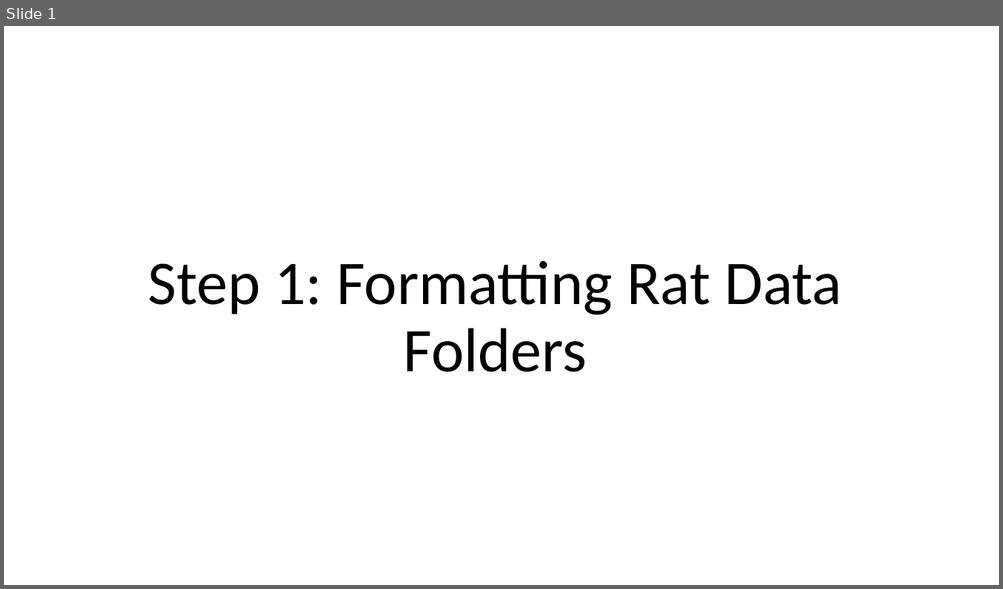
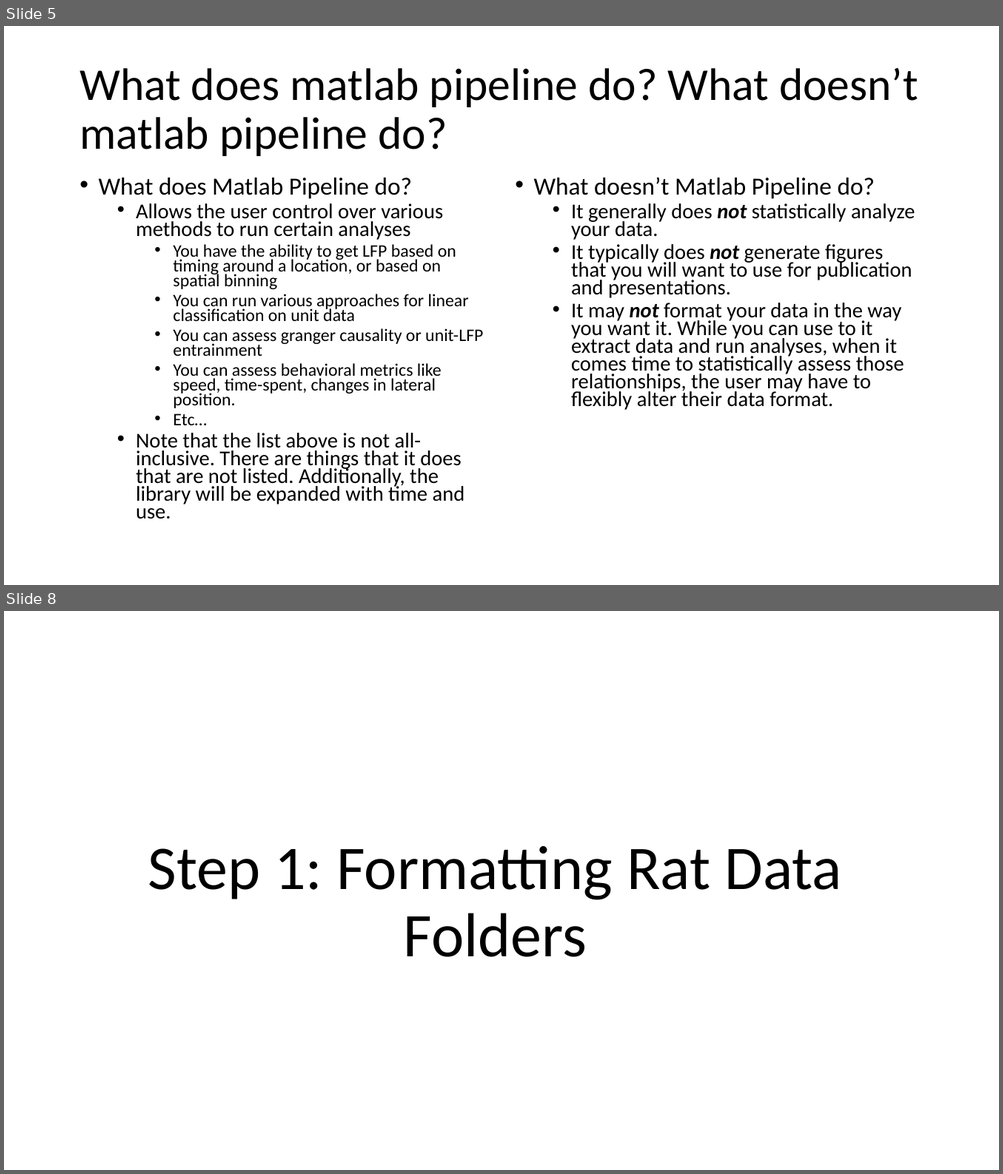
Before and after one commit to GriffinLabCode/GriffinCode, a slide deck: 1. Matlab Pipeline/Using the Matlab Pipeline.pptx. Shown one above the other, each under a label of ours: slide 1 before the commit, slides 5 and 8 after it; the slides between them are not shown. The pictures are 1003x589 and 1003x1174 pixels, drawn with LibreOffice and Linux fonts; fonts in the diff are those of the drawing. Boxes give left, top, right and bottom in pixels: in the first picture for what was removed or moved away, otherwise in the second. Text is boxed around its words. In the diff, an @@ line names an element or a change of style, - is before the commit and + after.

Commit message:
major modifications to Int creation and video tracking data extraction

```diff
--- a/1. Matlab Pipeline/Using the Matlab Pipeline.pptx
+++ b/1. Matlab Pipeline/Using the Matlab Pipeline.pptx
@@ slide 5 added at box(4, 26, 999, 585), background #FFFFFF @@
@@ title added at box(79, 68, 918, 156), 44 pt, text #000000 @@
+What does matlab pipeline do? What doesn’t matlab pipeline do?
@@ text added at box(99, 178, 483, 520), 17 pt, text #000000 @@
+• What does Matlab Pipeline do?
+  • Allows the user control over various methods to run certain analyses
+    • You have the ability to get LFP based on timing around a location, or based on spatial binning
+    • You can run various approaches for linear classification on unit data
+    • You can assess granger causality or unit-LFP entrainment
+    • You can assess behavioral metrics like speed, time-spent, changes in lateral position.
+    • Etc…
+  • Note that the list above is not all-inclusive. There are things that it does that are not listed. Additionally, the library will be expanded with time and use.
@@ text added at box(534, 177, 914, 410), 20.4 pt, text #000000 @@
+• What doesn’t Matlab Pipeline do?
+  • It generally does not statistically analyze your data.
+  • It typically does not generate figures that you will want to use for publication and presentations.
+  • It may not format your data in the way you want it. While you can use to it extract data and run analyses, when it comes time to statistically assess those relationships, the user may have to flexibly alter their data format.
@@ what was slide 1 is now slide 8 @@
```
Also in this commit, not shown: 3 slides changed, 14 other slides added, 34 other files.
